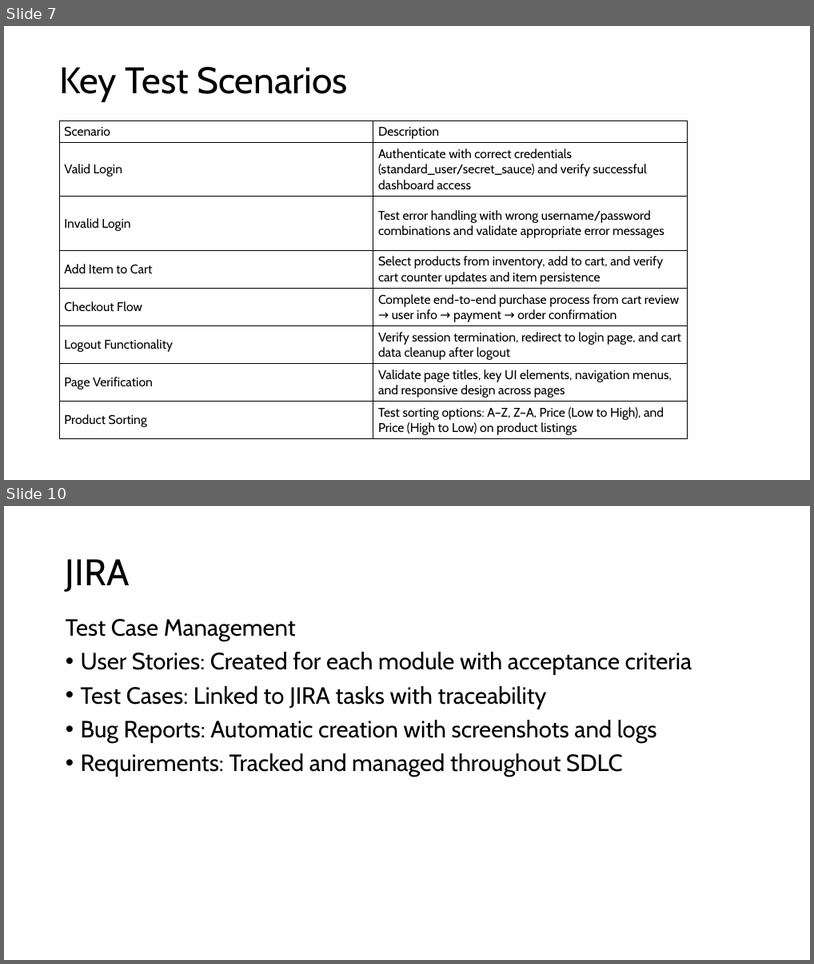
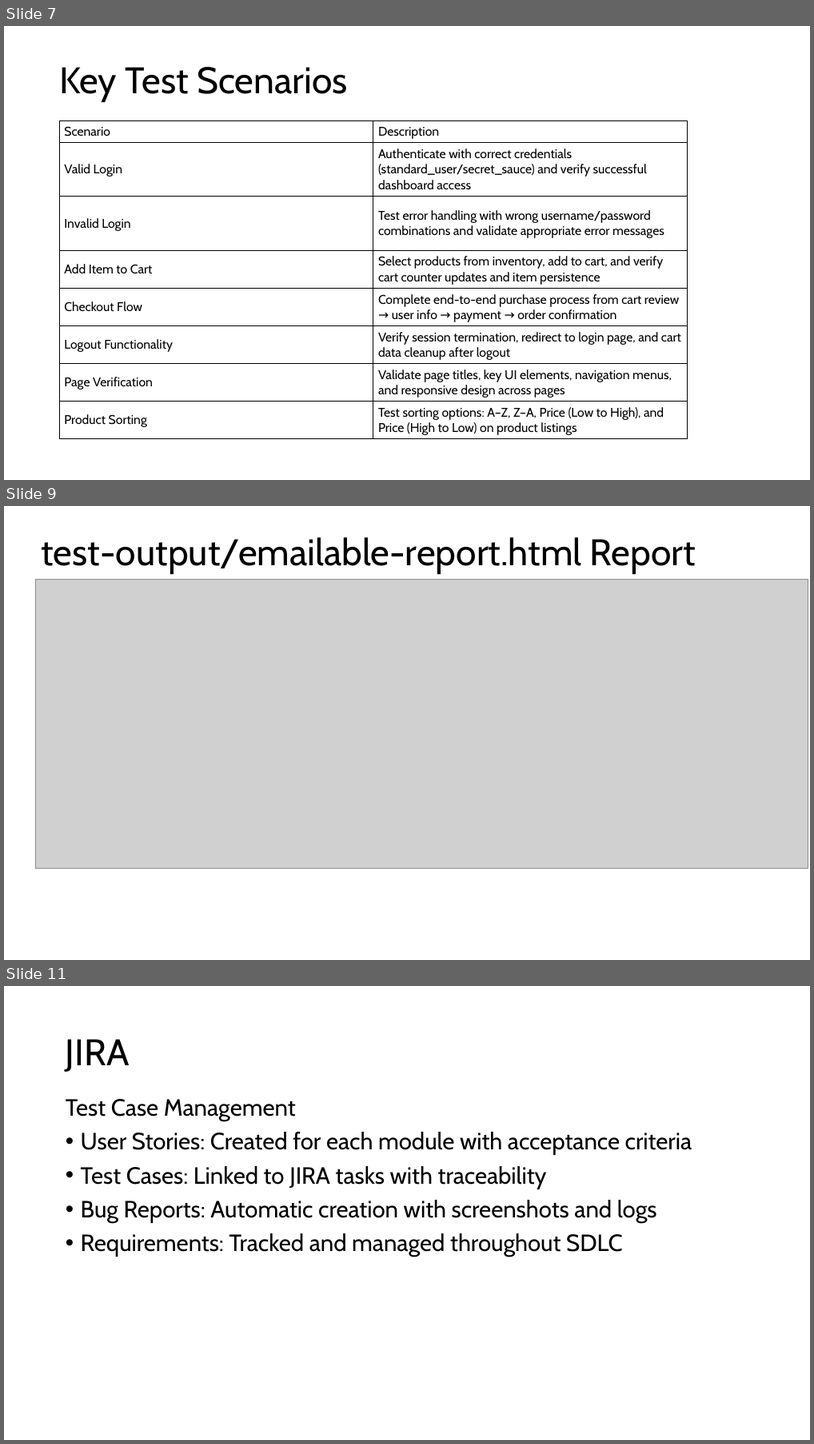
Before and after one commit to sahuljr7/Capstone-Project, a slide deck: PPT.pptx. Shown one above the other, each under a label of ours: slides 7 and 10 before the commit, slides 7, 9 and 11 after it; the slides between them are not shown. The pictures are 814x964 and 814x1444 pixels, drawn with LibreOffice and Linux fonts; fonts in the diff are those of the drawing; grey boxes stand for pictures. Boxes give left, top, right and bottom in pixels: in the first picture for what was removed or moved away, otherwise in the second. Text is boxed around its words. In the diff, an @@ line names an element or a change of style, - is before the commit and + after.

```diff
--- a/PPT.pptx
+++ b/PPT.pptx
@@ slide 9 added at (4, 506, 810, 960), background #FFFFFF @@
@@ title added at (42, 537, 696, 574), 44 pt, text #000000 @@
+test-output/emailable-report.html Report
@@ picture added at (35, 579, 809, 868) @@
@@ what was slide 10 is now slide 11 @@
```
Also in this commit, not shown: 3 slides changed.
